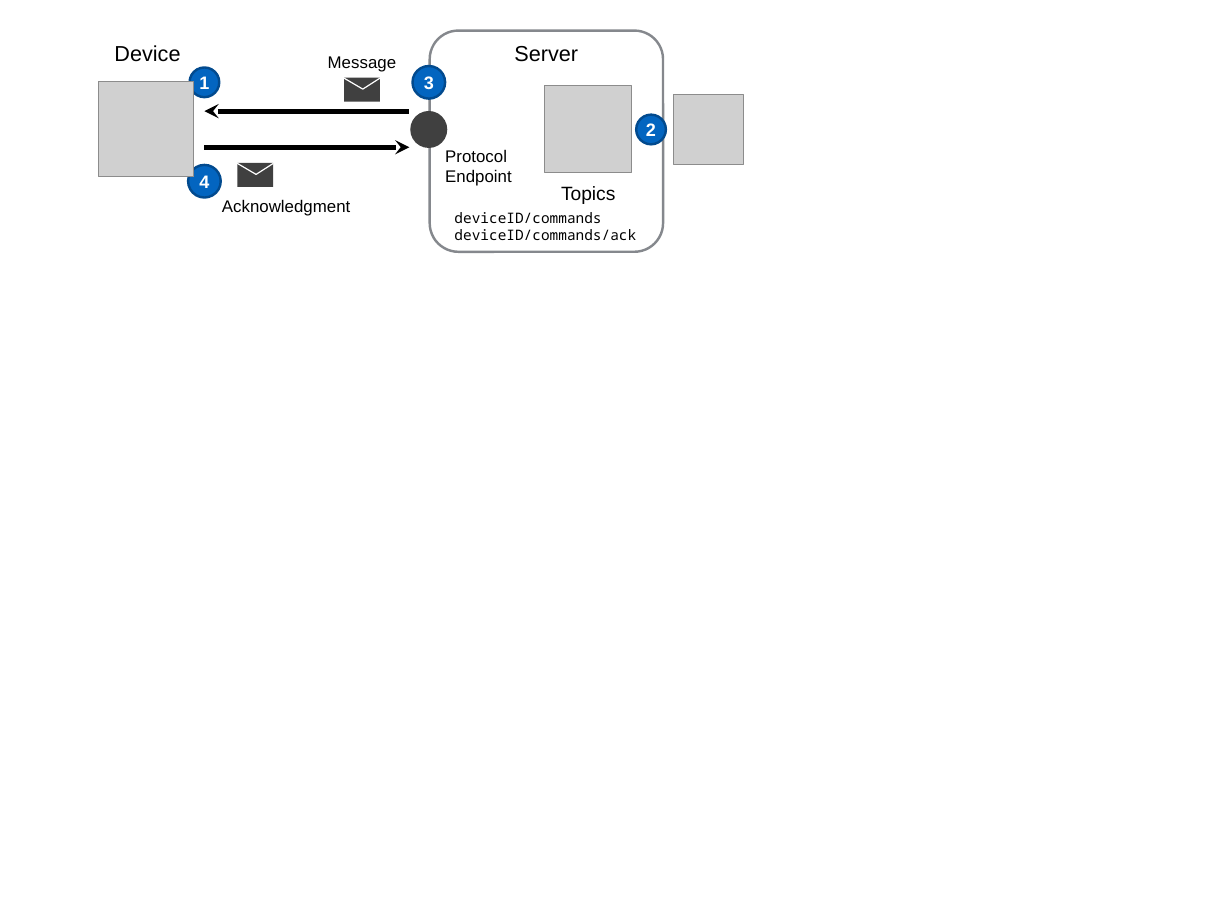
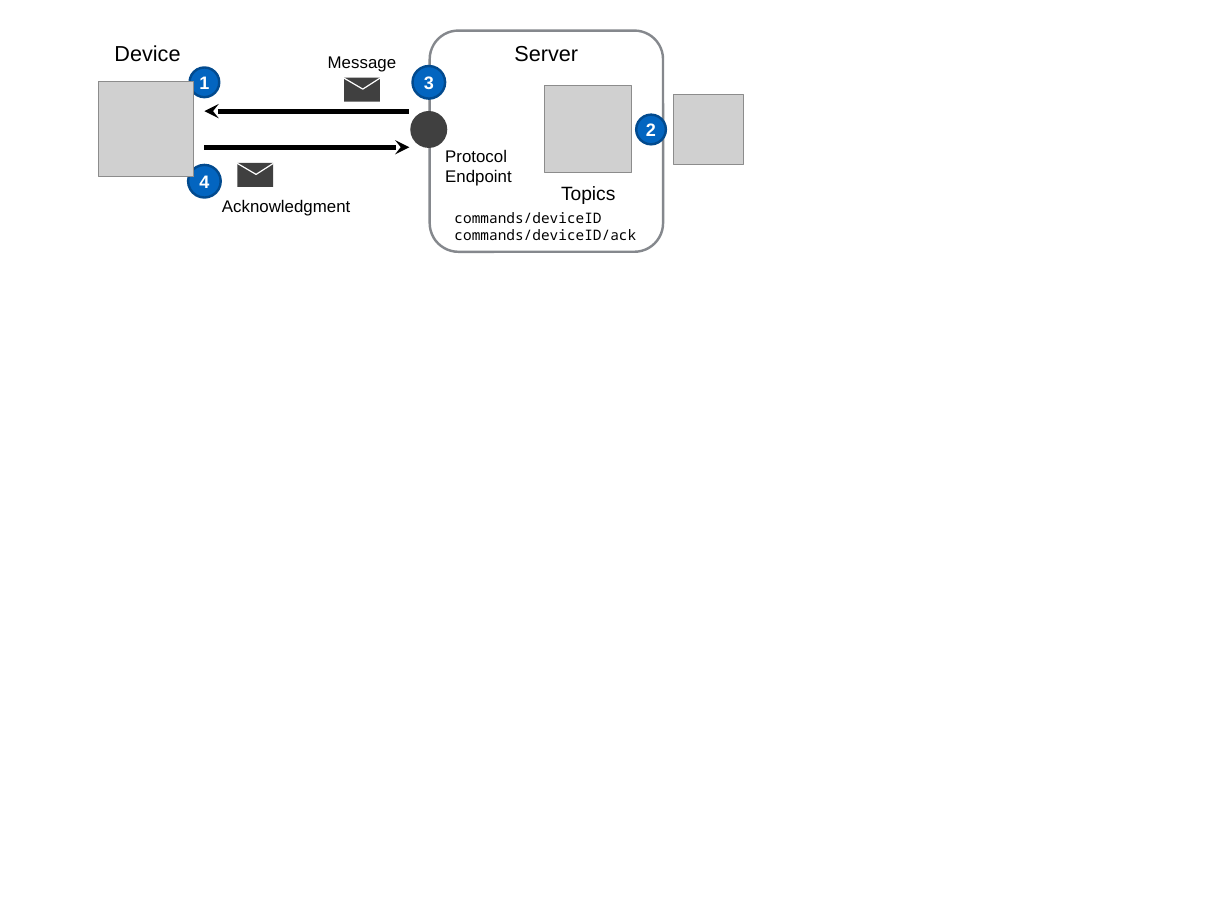
Before and after one commit to aws/iot-atlas, a slide deck: slide 1 of content/designs/command/atlas-command.pptx. Drawn at 1232x924 pixels with LibreOffice and Linux fonts; fonts in the diff are those of the drawing; grey boxes stand for pictures. Boxes give left, top, right and bottom in pixels: in the first picture for what was removed or moved away, otherwise in the second. Text is boxed around its words. In the diff, an @@ line names an element or a change of style, - is before the commit and + after.

```diff
--- a/content/designs/command/atlas-command.pptx
+++ b/content/designs/command/atlas-command.pptx
@@ text at <box>454,212,636,240</box>: text changed @@
-deviceID/commands
-deviceID/commands/ack
+commands/deviceID
+commands/deviceID/ack
```
Also in this commit, not shown: 12 other files.
